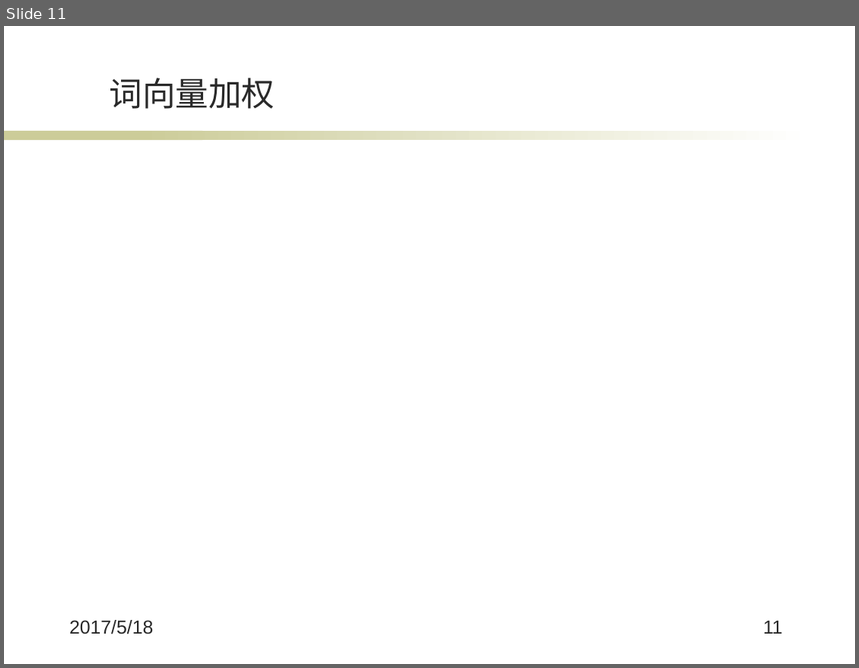
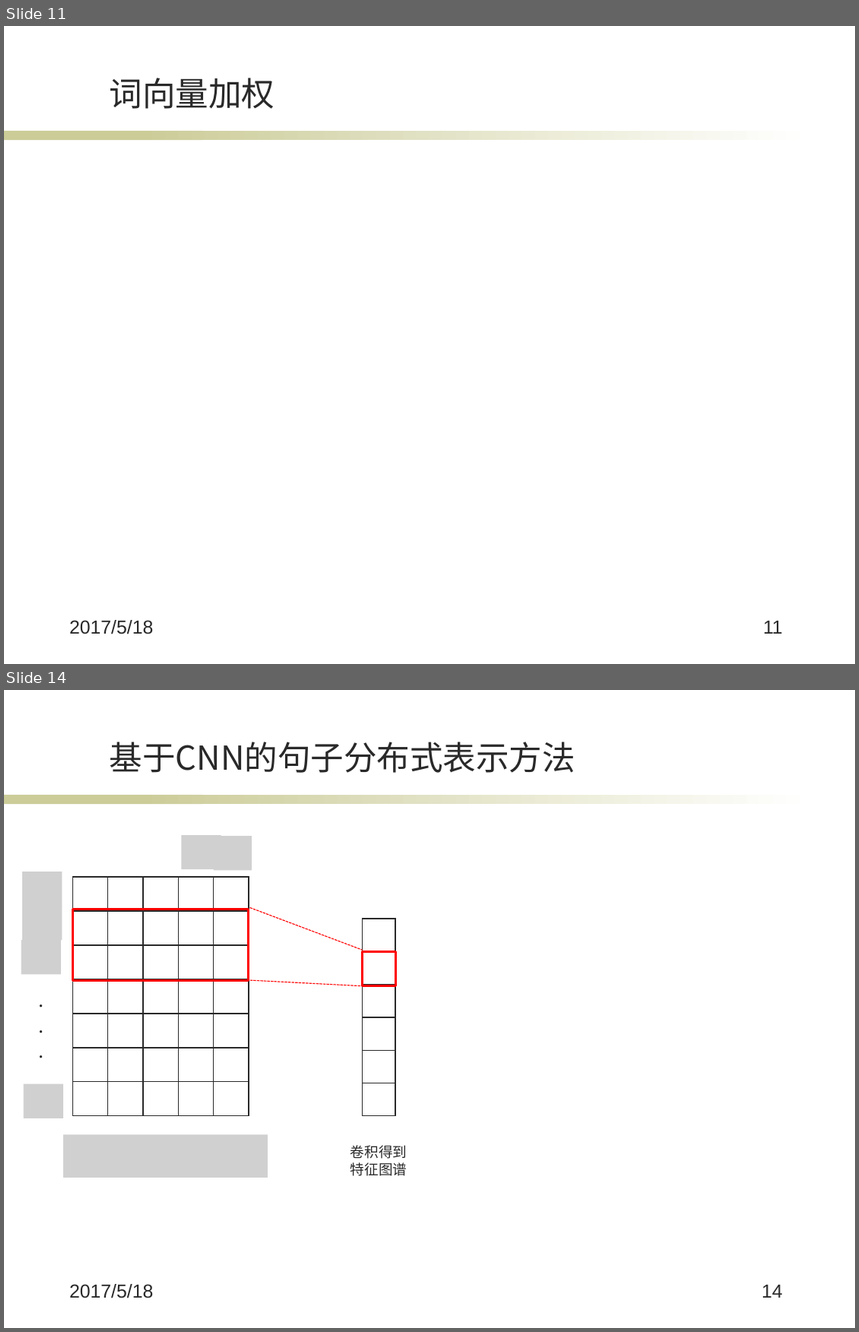
Before and after one commit to wqpod2g/paper, a slide deck: 毕业答辩ppt.pptx. Shown one above the other, each under a label of ours: slide 11 before the commit, slides 11 and 14 after it; the slides between them are not shown. The pictures are 859x668 and 859x1332 pixels, drawn with LibreOffice and Linux fonts; fonts in the diff are those of the drawing; grey boxes stand for pictures; background and template pictures are left out. Boxes give left, top, right and bottom in pixels: in the first picture for what was removed or moved away, otherwise in the second. Text is boxed around its words. In the diff, an @@ line names an element or a change of style, - is before the commit and + after.

```diff
--- a/毕业答辩ppt.pptx
+++ b/毕业答辩ppt.pptx
@@ slide 14 added at bbox=[4, 690, 855, 1328], background #FFFFFF; not listed: 2 template elements that a slide beside it also shows @@
@@ title added at bbox=[110, 742, 576, 773], 28 pt, text #292929 @@
+基于CNN的句子分布式表示方法
@@ picture added at bbox=[181, 836, 221, 869] @@
@@ picture added at bbox=[214, 837, 252, 870] @@
@@ picture added at bbox=[23, 872, 63, 906] @@
@@ table added at bbox=[73, 877, 247, 1116], 7 rows, 5 columns @@
+ |  |  |  | 
+ |  |  |  | 
+ |  |  |  | 
+ |  |  |  | 
+ |  |  |  | 
+ |  |  |  | 
+ |  |  |  | 
@@ picture added at bbox=[23, 905, 63, 939] @@
@@ rectangle added at bbox=[73, 910, 249, 980], outline #FF0000 2 pt @@
@@ line added from (250, 908) to (363, 951), #FF0000 0.75 pt dashed @@
@@ picture added at bbox=[21, 940, 61, 974] @@
@@ table added at bbox=[363, 919, 395, 1116], 6 rows, 1 columns @@
+
+
+
+
+
+
@@ rectangle added at bbox=[363, 952, 395, 986], outline #FF0000 2 pt @@
@@ text added at bbox=[21, 982, 61, 1068], 18 pt, text #292929 @@
+.
+.
+.
@@ line added from (250, 980) to (363, 986), #FF0000 0.75 pt dashed @@
@@ picture added at bbox=[24, 1084, 63, 1118] @@
@@ picture added at bbox=[63, 1135, 268, 1178] @@
@@ text added at bbox=[351, 1145, 408, 1176], 12 pt, text #292929 @@
+卷积得到特征图谱
@@ text added at bbox=[69, 1284, 153, 1299], 16 pt, text #292929 @@
+2017/5/18
@@ page number added at bbox=[762, 1285, 783, 1298], 16 pt, text #292929 @@
+14
```
Also in this commit, not shown: 19 slides changed, 4 other slides added, 1 other file.
